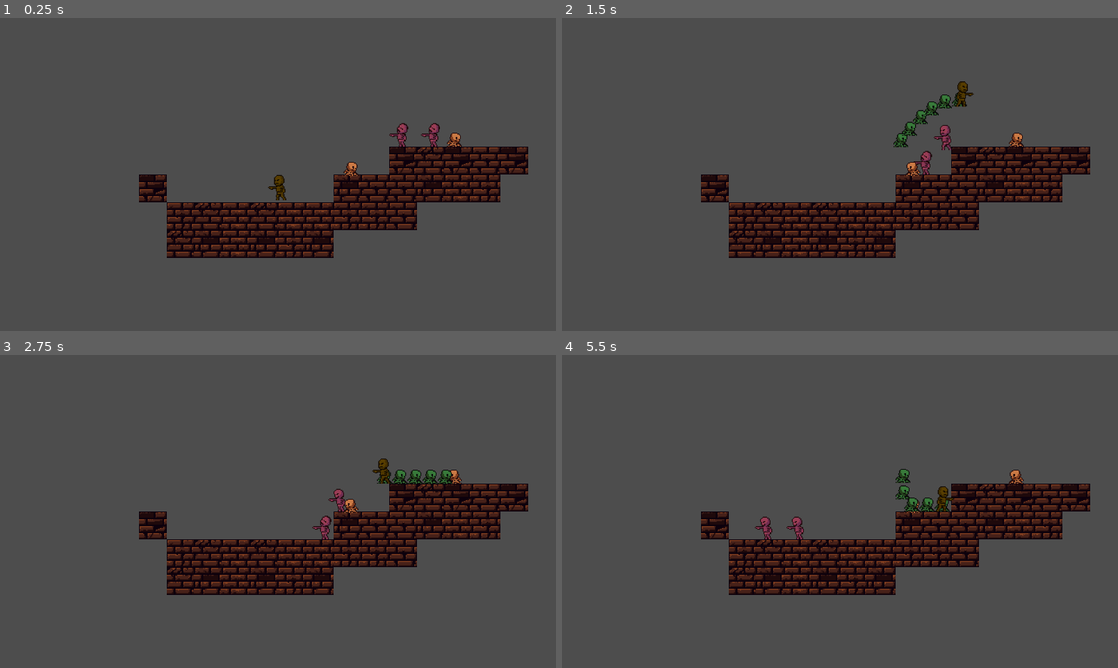
Above: before the commit, frames 1-4 (two rows, left to right).
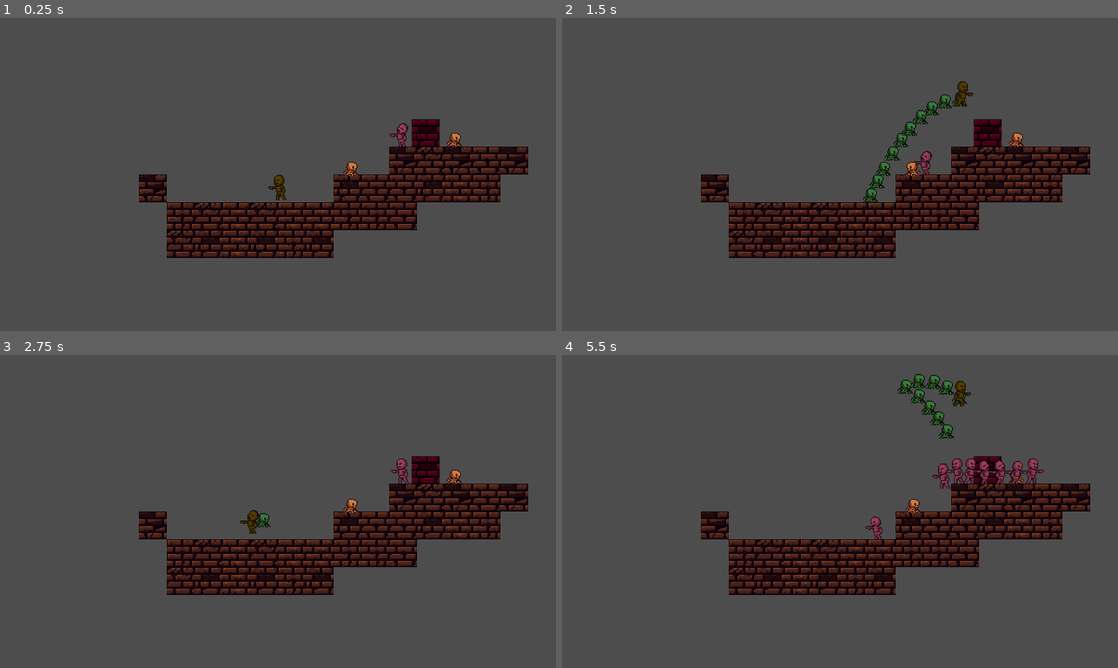
Above: after the commit, the same moments.

Repository: greatbrick0/GdFallJam2025
Game: Godot game, scene res://Scenes/test_level_1.tscn
The game is run twice, just before and just after one commit, with the same random seed, the same clock (stepped at 60 frames per second) and the same inputs. This scene is started directly instead of the project's main scene. Sound files missing from this copy of the repository are replaced by a short silence.
Inputs:
- Up to frame 1 (0.25 s): no input
- Up to frame 2 (1.5 s): hold D (moveright) from 0.53 s (still down); tap E (interact) at 0.6, 1.35 s; tap Space (jump) at 0.77 s
- Up to frame 3 (2.75 s): tap Space (jump) at 1.52 s; release D (moveright) at 2.03 s; hold A (moveleft) from 2.03 s (still down); tap E (interact) at 2.1 s
- Up to frame 4 (5.5 s): release A (moveleft) at 2.78 s; hold D (moveright) 2.78-4.28 s; tap E (interact) every 0.75 s from 2.85 to 5.1 s; tap Space (jump) at 3.02, 3.77, 4.52 s; hold A (moveleft) 4.28-5.03 s; hold D (moveright) from 5.03 s (still down)

The runs differ from the first frame. In frame 1, 0.4% of the frame differs, in the area x 74-80%, y 32-42%; in frame 2, 0.9%; in frame 3, 1.4%; in frame 4, 2.9%, in the area x 34-87%, y 6-59%.

Commit message:
Grave Stones Spawn Skeletons

Diff:
--- /dev/null
+++ b/gdfalljam/Scenes/grave_stone.tscn
@@ -0,0 +1,30 @@
+[gd_scene load_steps=5 format=3 uid="uid://dgosw5ukbqhgr"]
+
+[ext_resource type="Script" uid="uid://blcvt3h7lfock" path="res://Scripts/grave_stone.gd" id="1_d4cdo"]
+[ext_resource type="Texture2D" uid="uid://bd0sl13j16v4l" path="res://Sprites/Wall_Flat_6Variations.png" id="1_mc51p"]
+[ext_resource type="PackedScene" uid="uid://c0qiakvp0ie22" path="res://Scenes/skeleton.tscn" id="2_rwwg3"]
+
+[sub_resource type="RectangleShape2D" id="RectangleShape2D_mc51p"]
+size = Vector2(64, 64)
+
+[node name="GraveStone" type="Node2D"]
+script = ExtResource("1_d4cdo")
+skeleObj = ExtResource("2_rwwg3")
+
+[node name="Visuals" type="Node2D" parent="."]
+
+[node name="Sprite2D" type="Sprite2D" parent="Visuals"]
+modulate = Color(1, 0, 0.84375, 1)
+scale = Vector2(2, 2)
+texture = ExtResource("1_mc51p")
+region_enabled = true
+region_rect = Rect2(64, 0, 32, 32)
+
+[node name="TriggerArea" type="Area2D" parent="."]
+collision_layer = 32
+collision_mask = 16
+
+[node name="CollisionShape2D" type="CollisionShape2D" parent="TriggerArea"]
+shape = SubResource("RectangleShape2D_mc51p")
+
+[connection signal="area_entered" from="TriggerArea" to="." method="_on_trigger_area_area_entered"]
--- a/gdfalljam/Scenes/necromancy_flame.tscn
+++ b/gdfalljam/Scenes/necromancy_flame.tscn
@@ -8,6 +8,8 @@
 
 [node name="NecromancyFlame" type="Node2D"]
 script = ExtResource("1_ca6tn")
+lifeTime = 0.8
+activateTime = 0.5
 
 [node name="Visuals" type="Node2D" parent="."]
 
@@ -22,3 +24,4 @@
 
 [node name="CollisionShape2D" type="CollisionShape2D" parent="TriggerArea"]
 shape = SubResource("RectangleShape2D_fllcq")
+disabled = true
--- a/gdfalljam/Scenes/test_level_1.tscn
+++ b/gdfalljam/Scenes/test_level_1.tscn
@@ -1,9 +1,10 @@
-[gd_scene load_steps=5 format=4 uid="uid://p4jpdixxijok"]
+[gd_scene load_steps=6 format=4 uid="uid://p4jpdixxijok"]
 
 [ext_resource type="PackedScene" uid="uid://uxmg7mq10mgq" path="res://Scenes/player.tscn" id="1_v0do5"]
 [ext_resource type="PackedScene" uid="uid://c0qiakvp0ie22" path="res://Scenes/skeleton.tscn" id="3_pu8o7"]
 [ext_resource type="TileSet" uid="uid://y5q7a6m80lot" path="res://tileset1.tres" id="3_yq4yk"]
 [ext_resource type="PackedScene" uid="uid://cpeax3brrhs7m" path="res://Scenes/lever.tscn" id="4_pu8o7"]
+[ext_resource type="PackedScene" uid="uid://dgosw5ukbqhgr" path="res://Scenes/grave_stone.tscn" id="5_ok5u4"]
 
 [node name="TestLevel1" type="Node2D"]
 
@@ -13,9 +14,6 @@
 
 [node name="Skeleton" parent="." instance=ExtResource("3_pu8o7")]
 position = Vector2(289, -103)
-
-[node name="Skeleton2" parent="." instance=ExtResource("3_pu8o7")]
-position = Vector2(362, -103)
 
 [node name="TileMapLayer" type="TileMapLayer" parent="."]
 scale = Vector2(2, 2)
@@ -28,3 +26,6 @@
 [node name="Lever2" parent="." instance=ExtResource("4_pu8o7")]
 position = Vector2(406, -94)
 oneUse = true
+
+[node name="GraveStone" parent="." instance=ExtResource("5_ok5u4")]
+position = Vector2(340, -95)
--- /dev/null
+++ b/gdfalljam/Scripts/grave_stone.gd
@@ -0,0 +1,12 @@
+extends Node2D
+
+@export var skeleObj: PackedScene
+var skeleRef: Skeleton
+
+func _on_trigger_area_area_entered(area):
+	call_deferred("AttemptSpawnSkeleton")
+
+func AttemptSpawnSkeleton() -> void:
+	skeleRef = skeleObj.instantiate()
+	get_parent().add_child(skeleRef)
+	skeleRef.global_position = global_position
--- a/gdfalljam/Scripts/necromancy_flame.gd
+++ b/gdfalljam/Scripts/necromancy_flame.gd
@@ -2,9 +2,12 @@
 class_name NecromancyFlame
 
 var age: float = 0.0
-@export var lifetime: float = 0.5
+@export var lifeTime: float = 0.5
+@export var activateTime: float = 0.2
 
 func _process(delta):
 	age += delta * 1.0
-	if(age >= lifetime):
+	if(age >= activateTime):
+		$TriggerArea.call_deferred("shape_owner_set_disabled", 0, false)
+	if(age >= lifeTime):
 		queue_free()
Not shown, added: gdfalljam/Scripts/grave_stone.gd.uid
